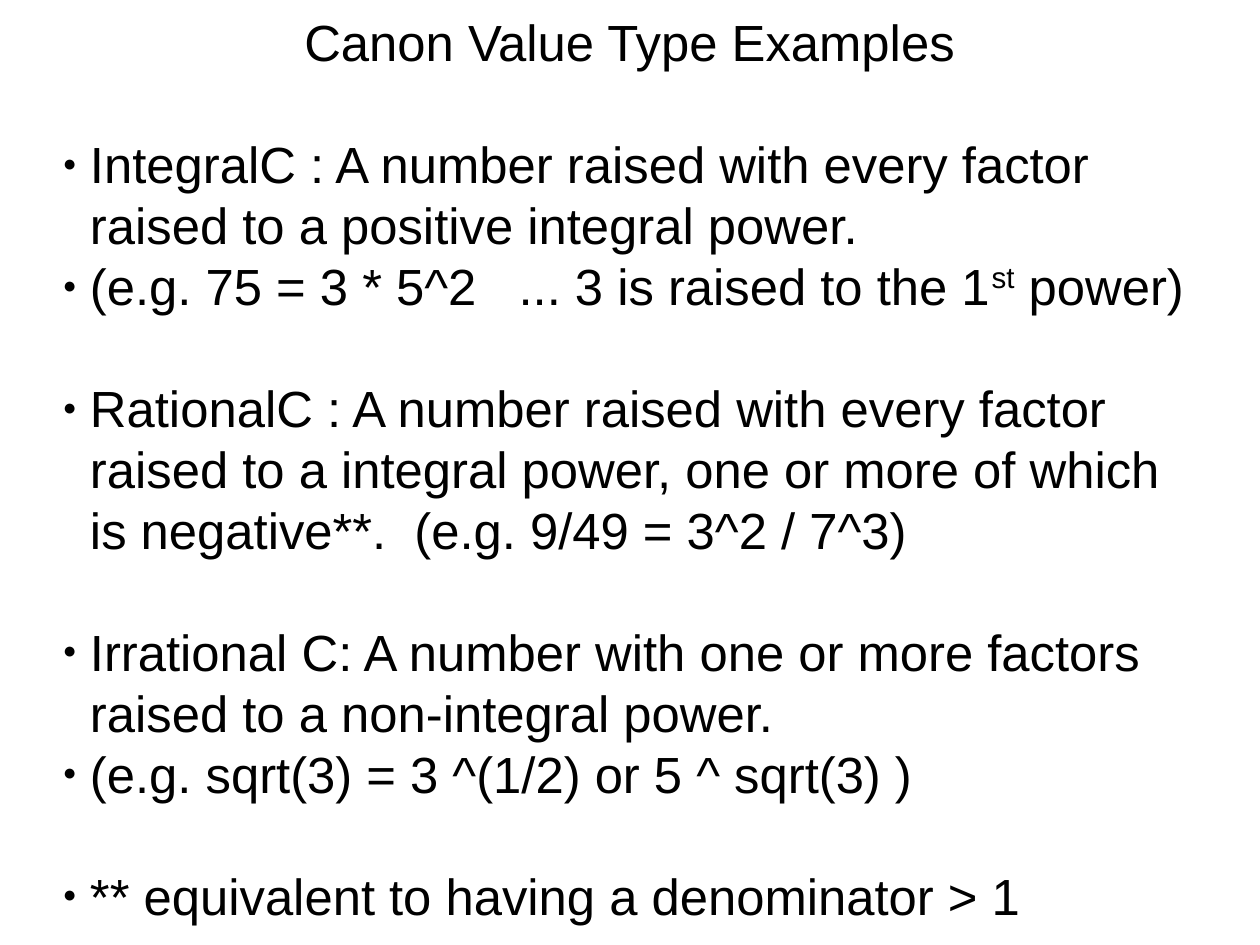
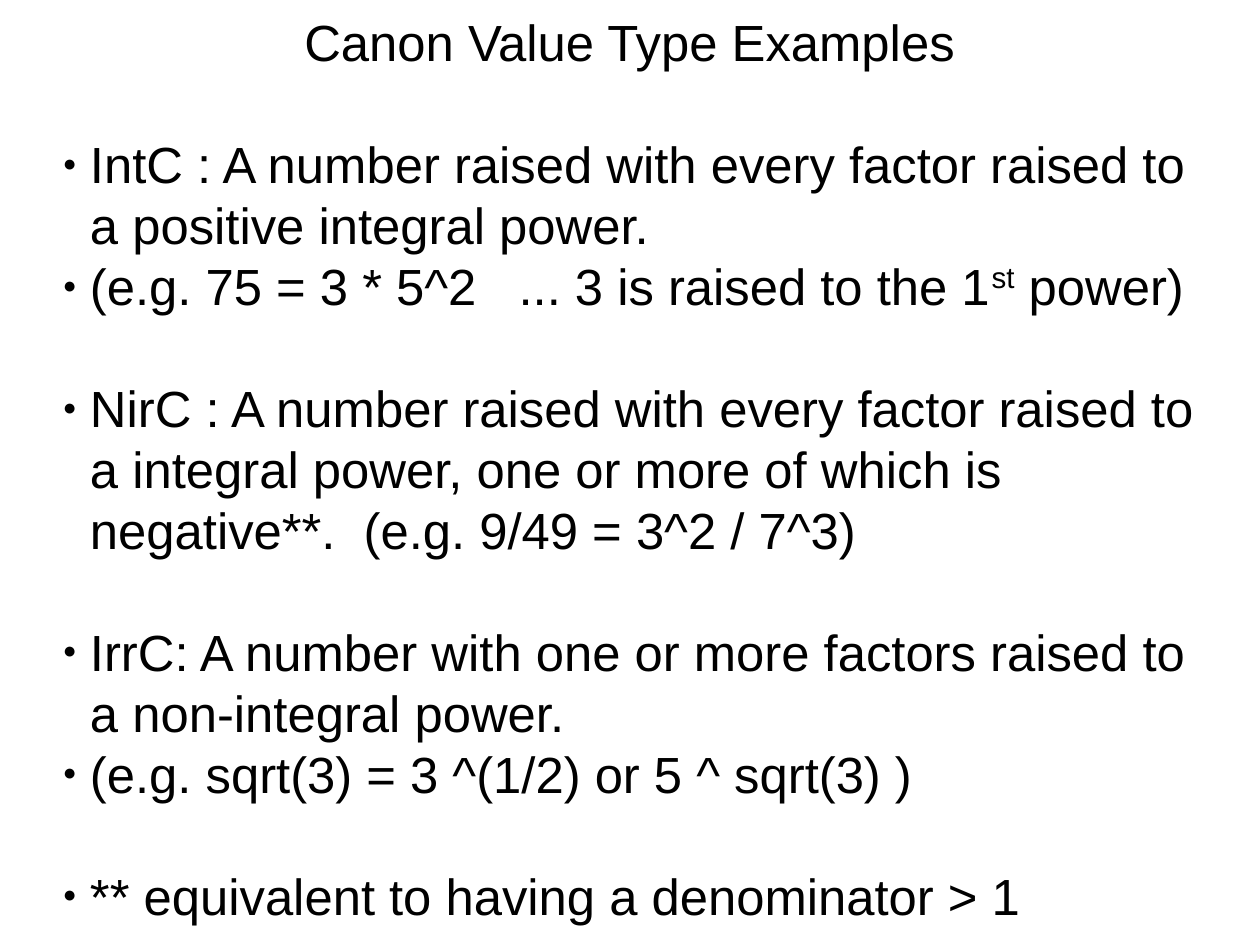
Before and after one commit to grandpascorpion/canon, a slide deck: slide 22 of goBigOrGoHome.odp. Drawn at 1260x945 pixels with LibreOffice and Linux fonts; fonts in the diff are those of the drawing. Boxes give left, top, right and bottom in pixels: in the first picture for what was removed or moved away, otherwise in the second. Text is boxed around its words. In the diff, an @@ line names an element or a change of style, - is before the commit and + after.

```diff
--- a/goBigOrGoHome.odp
+++ b/goBigOrGoHome.odp
@@ subtitle at [90,146,1184,255]: text changed @@
-● IntegralC : A number raised with every factor raised to a positive integral power.
+● IntC : A number raised with every factor raised to a positive integral power.
@@ subtitle at [90,390,1193,742]: text changed @@
-● RationalC : A number raised with every factor raised to a integral power, one or more of which is negative**. (e.g. 9/49 = 3^2 / 7^3)
-● Irrational C: A number with one or more factors raised to a non-integral power.
+● NirC : A number raised with every factor raised to a integral power, one or more of which is negative**. (e.g. 9/49 = 3^2 / 7^3)
+● IrrC: A number with one or more factors raised to a non-integral power.
```
Also in this commit, not shown: 15 other slides changed, 33 slides added, 4 slides removed, 12 other files.
